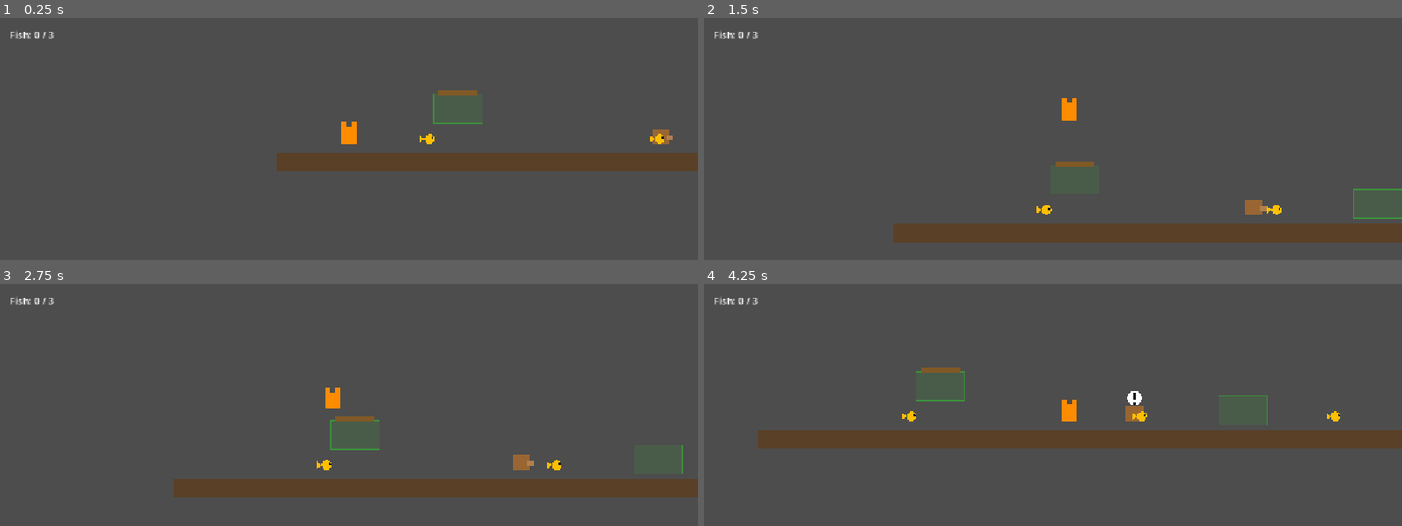
Above: before the commit, frames 1-4 (two rows, left to right).
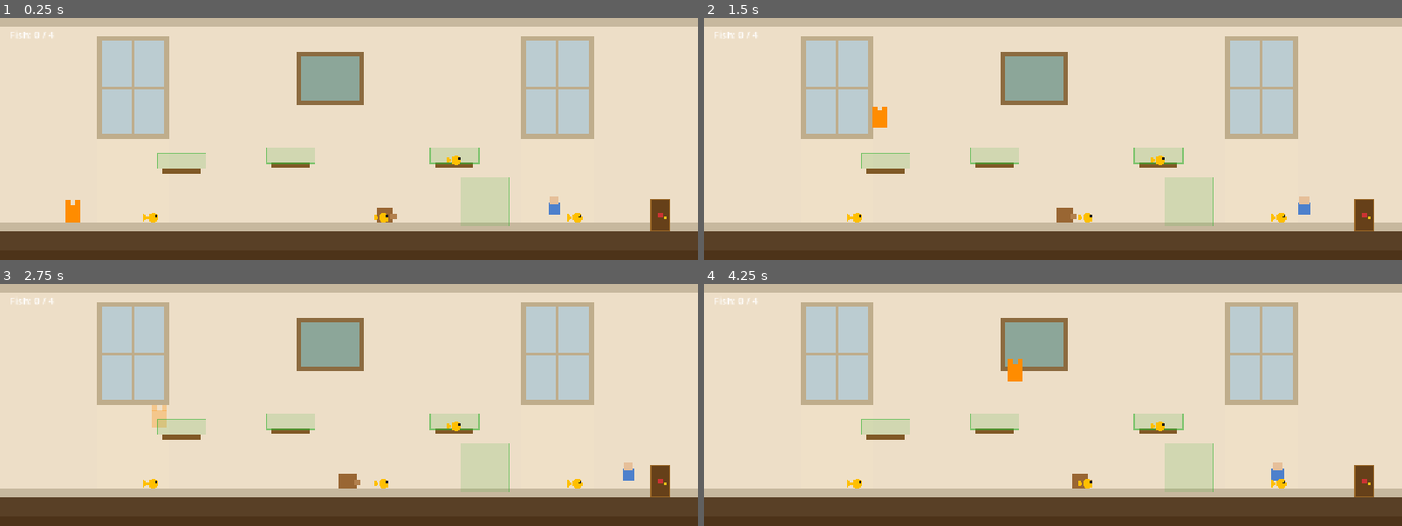
Above: after the commit, the same moments.

Repository: droptablestar/sneaky-cat-2d
Game: Godot game, scene res://scenes/main.tscn
The game is run twice, just before and just after one commit, with the same random seed, the same clock (stepped at 60 frames per second) and the same inputs.
Inputs:
- Up to frame 1 (0.25 s): no input
- Up to frame 2 (1.5 s): tap Enter at 0.5 s; hold Right (move_right) from 0.53 s (still down); tap Space (jump) at 0.6, 0.77, 1.07, 1.35 s
- Up to frame 3 (2.75 s): tap Space (jump) at 1.52, 1.82, 2.1 s; release Right (move_right) at 2.03 s; hold Left (move_left) from 2.03 s (still down)
- Up to frame 4 (4.25 s): release Left (move_left) at 2.78 s; hold Right (move_right) from 2.78 s (still down); tap Space (jump) at 2.85, 3.02, 3.32, 3.6, 3.77, 4.07 s

The runs differ from the first frame. In frame 1, 100% of the frame differs, in the area x 0-100%, y 0-100%; in frame 2, 97%; in frame 3, 100%; in frame 4, 100%.

Commit message:
more visuals for the level

Diff:
--- a/scenes/characters/cat.tscn
+++ b/scenes/characters/cat.tscn
@@ -17,3 +17,7 @@
 [node name="Camera2D" type="Camera2D" parent="."]
 position_smoothing_enabled = true
 position_smoothing_speed = 6.0
+limit_left = 0
+limit_right = 1152
+limit_top = 0
+limit_bottom = 400
--- a/scenes/levels/level_01.tscn
+++ b/scenes/levels/level_01.tscn
@@ -7,11 +7,16 @@
 [ext_resource type="PackedScene" path="res://scenes/objects/fish.tscn" id="5"]
 [ext_resource type="PackedScene" path="res://scenes/objects/exit_door.tscn" id="6"]
 [ext_resource type="PackedScene" path="res://scenes/ui/hud.tscn" id="7"]
+[ext_resource type="PackedScene" path="res://scenes/characters/human.tscn" id="8"]
+[ext_resource type="Script" path="res://scripts/objects/room_background.gd" id="9"]
 
 [sub_resource type="RectangleShape2D" id="1"]
 size = Vector2(1152, 32)
 
 [node name="Level01" type="Node2D"]
+
+[node name="RoomBackground" type="Node2D" parent="."]
+script = ExtResource("9")
 
 [node name="Floor" type="StaticBody2D" parent="."]
 position = Vector2(576, 368)
@@ -28,6 +33,9 @@
 [node name="Dog" parent="Enemies" instance=ExtResource("2")]
 position = Vector2(600, 320)
 
+[node name="Human" parent="Enemies" instance=ExtResource("8")]
+position = Vector2(900, 320)
+
 [node name="HideSpots" type="Node2D" parent="."]
 
 [node name="Shelf" parent="HideSpots" instance=ExtResource("3")]
@@ -37,6 +45,14 @@
 [node name="Couch" parent="HideSpots" instance=ExtResource("3")]
 position = Vector2(800, 320)
 is_platform = false
+
+[node name="TableTop" parent="HideSpots" instance=ExtResource("3")]
+position = Vector2(480, 270)
+is_platform = true
+
+[node name="Bookcase" parent="HideSpots" instance=ExtResource("3")]
+position = Vector2(750, 270)
+is_platform = true
 
 [node name="Collectibles" type="Node2D" parent="."]
 
@@ -49,6 +65,9 @@
 [node name="Fish3" parent="Collectibles" instance=ExtResource("5")]
 position = Vector2(950, 330)
 
+[node name="Fish4" parent="Collectibles" instance=ExtResource("5")]
+position = Vector2(750, 235)
+
 [node name="ExitDoor" parent="." instance=ExtResource("6")]
 position = Vector2(1090, 352)
 
--- a/scenes/objects/hide_spot.tscn
+++ b/scenes/objects/hide_spot.tscn
@@ -3,7 +3,7 @@
 [ext_resource type="Script" path="res://scripts/objects/hide_spot.gd" id="1"]
 
 [sub_resource type="RectangleShape2D" id="1"]
-size = Vector2(80, 48)
+size = Vector2(80, 80)
 
 [sub_resource type="RectangleShape2D" id="2"]
 size = Vector2(64, 12)
@@ -13,6 +13,7 @@
 
 [node name="CollisionShape2D" type="CollisionShape2D" parent="."]
 shape = SubResource("1")
+position = Vector2(0, -16)
 
 [node name="Platform" type="StaticBody2D" parent="."]
 
--- a/scripts/characters/dog.gd
+++ b/scripts/characters/dog.gd
@@ -6,22 +6,6 @@
 	move_speed = 140.0
 	detection_range = 120.0
 	patrol_distance = 100.0
-	_setup_catch_zone()
-
-func _setup_catch_zone() -> void:
-	var zone := Area2D.new()
-	zone.collision_mask = 1 << (Layers.CAT - 1)
-	var shape := CollisionShape2D.new()
-	var circle := CircleShape2D.new()
-	circle.radius = 18.0
-	shape.shape = circle
-	zone.add_child(shape)
-	zone.body_entered.connect(_on_catch_zone_entered)
-	add_child(zone)
-
-func _on_catch_zone_entered(body: Node) -> void:
-	if body.is_in_group("cat") and not body.get("is_hidden"):
-		GameManager.catch_player()
 
 var chase_target: Node = null
 
--- a/scripts/characters/enemy_base.gd
+++ b/scripts/characters/enemy_base.gd
@@ -25,6 +25,22 @@
 	raycast.enabled = true
 	raycast.collision_mask = (1 << (Layers.CAT - 1)) | (1 << (Layers.PLATFORM - 1))
 	add_child(raycast)
+	_setup_catch_zone()
+
+func _setup_catch_zone() -> void:
+	var zone := Area2D.new()
+	zone.collision_mask = 1 << (Layers.CAT - 1)
+	var shape := CollisionShape2D.new()
+	var circle := CircleShape2D.new()
+	circle.radius = 18.0
+	shape.shape = circle
+	zone.add_child(shape)
+	zone.body_entered.connect(_on_catch_zone_entered)
+	add_child(zone)
+
+func _on_catch_zone_entered(body: Node) -> void:
+	if body.is_in_group("cat") and not body.get("is_hidden"):
+		GameManager.catch_player()
 
 func _physics_process(delta: float) -> void:
 	_apply_gravity(delta)
--- a/scripts/characters/human.gd
+++ b/scripts/characters/human.gd
@@ -17,6 +17,14 @@
 	draw_rect(Rect2(-10, -28, 20, 20), Color(0.3, 0.5, 0.8))
 	# head
 	draw_rect(Rect2(-8, -40, 16, 14), Color(0.9, 0.75, 0.6))
+
+	if state == State.ALERT or state == State.CHASE:
+		# bubble background
+		draw_circle(Vector2(0, -54), 12, Color(1.0, 1.0, 1.0))
+		# ! body
+		draw_rect(Rect2(-2.5, -63, 5, 12), Color(0.1, 0.1, 0.1))
+		# ! dot
+		draw_rect(Rect2(-2.5, -48, 5, 5), Color(0.1, 0.1, 0.1))
 
 func _on_detect(target: Node) -> void:
 	chase_target = target
--- a/scripts/objects/hide_spot.gd
+++ b/scripts/objects/hide_spot.gd
@@ -4,6 +4,11 @@
 @export var is_platform: bool = false
 
 @onready var platform: StaticBody2D = $Platform
+
+# Platform CollisionShape2D is at y=-24 with half-height 6, so top surface is at y=-30
+const PLATFORM_TOP_OFFSET = -30.0
+
+var _bodies_in_zone: Array = []
 
 func _ready() -> void:
 	set_collision_mask_value(Layers.CAT, true)
@@ -13,18 +18,34 @@
 	body_entered.connect(_on_body_entered)
 	body_exited.connect(_on_body_exited)
 
+func _physics_process(_delta: float) -> void:
+	for body in _bodies_in_zone:
+		var should_hide: bool
+		if is_platform:
+			# Only hide when cat has landed on the platform, not when jumping below it
+			var platform_top = global_position.y + PLATFORM_TOP_OFFSET
+			should_hide = body.global_position.y <= platform_top + 2.0
+		else:
+			should_hide = true
+		if body.get("is_hidden") != should_hide:
+			body.set_hidden(should_hide)
+
 func _draw() -> void:
-	# hide zone outline
-	draw_rect(Rect2(-40, -24, 80, 48), Color(0.2, 0.7, 0.2, 0.15))
-	draw_rect(Rect2(-40, -24, 80, 48), Color(0.2, 0.7, 0.2, 0.6), false, 1.0)
 	if is_platform:
 		# shelf surface
 		draw_rect(Rect2(-32, -30, 64, 8), Color(0.5, 0.35, 0.15))
+		# hide zone only above the platform surface (y=-56 to y=-30)
+		draw_rect(Rect2(-40, -56, 80, 26), Color(0.2, 0.7, 0.2, 0.15))
+		draw_rect(Rect2(-40, -56, 80, 26), Color(0.2, 0.7, 0.2, 0.6), false, 1.0)
+	else:
+		draw_rect(Rect2(-40, -56, 80, 80), Color(0.2, 0.7, 0.2, 0.15))
+		draw_rect(Rect2(-40, -56, 80, 80), Color(0.2, 0.7, 0.2, 0.6), false, 1.0)
 
 func _on_body_entered(body: Node) -> void:
 	if body.is_in_group("cat"):
-		body.set_hidden(true)
+		_bodies_in_zone.append(body)
 
 func _on_body_exited(body: Node) -> void:
 	if body.is_in_group("cat"):
+		_bodies_in_zone.erase(body)
 		body.set_hidden(false)
--- /dev/null
+++ b/scripts/objects/room_background.gd
@@ -0,0 +1,60 @@
+extends Node2D
+
+func _draw() -> void:
+	# Wall fill — warm cream
+	draw_rect(Rect2(0, 0, 1152, 400), Color(0.93, 0.87, 0.78))
+
+	# Ceiling strip
+	draw_rect(Rect2(0, 0, 1152, 14), Color(0.78, 0.72, 0.62))
+
+	# Baseboard
+	draw_rect(Rect2(0, 338, 1152, 14), Color(0.78, 0.72, 0.62))
+
+	# Floor fill (below baseboard, fills gap under the floor StaticBody)
+	draw_rect(Rect2(0, 352, 1152, 48), Color(0.3, 0.2, 0.1))
+
+	# Windows
+	_draw_window(160, 30)
+	_draw_window(860, 30)
+
+	# Picture frame
+	_draw_picture(490, 55)
+
+
+func _draw_window(x: int, y: int) -> void:
+	const W := 120
+	const H := 170
+	const INSET := 8
+
+	# Outer frame
+	draw_rect(Rect2(x, y, W, H), Color(0.75, 0.68, 0.55))
+
+	# Glass (inset)
+	var gx := x + INSET
+	var gy := y + INSET
+	var gw := W - INSET * 2
+	var gh := H - INSET * 2
+	draw_rect(Rect2(gx, gy, gw, gh), Color(0.72, 0.88, 1.0, 0.6))
+
+	# Light cast — faint warm glow below window down to baseboard
+	draw_rect(Rect2(x, y + H, W, 338 - (y + H)), Color(1.0, 0.95, 0.8, 0.1))
+
+	# Vertical bar (center of glass)
+	var bar_x := gx + gw / 2 - 2
+	draw_rect(Rect2(bar_x, gy, 4, gh), Color(0.75, 0.68, 0.55))
+
+	# Horizontal bar (mid-height of glass)
+	var bar_y := gy + gh / 2 - 2
+	draw_rect(Rect2(gx, bar_y, gw, 4), Color(0.75, 0.68, 0.55))
+
+
+func _draw_picture(x: int, y: int) -> void:
+	const OW := 110
+	const OH := 90
+	const INSET := 8
+
+	# Outer frame — brown
+	draw_rect(Rect2(x, y, OW, OH), Color(0.55, 0.42, 0.25))
+
+	# Inner canvas — muted teal
+	draw_rect(Rect2(x + INSET, y + INSET, OW - INSET * 2, OH - INSET * 2), Color(0.55, 0.65, 0.6))
Not shown: 1 places in scenes/levels/level_01.tscn that only renumber resources
Not shown, added: scripts/objects/room_background.gd.uid
Not shown, changed: .ai/game-state.md
